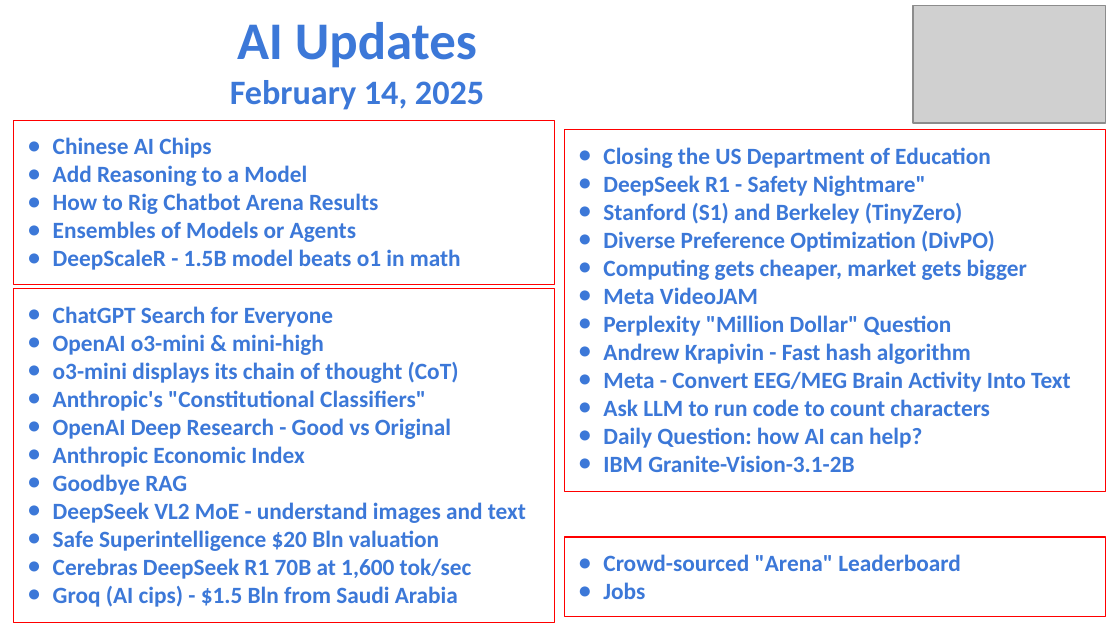
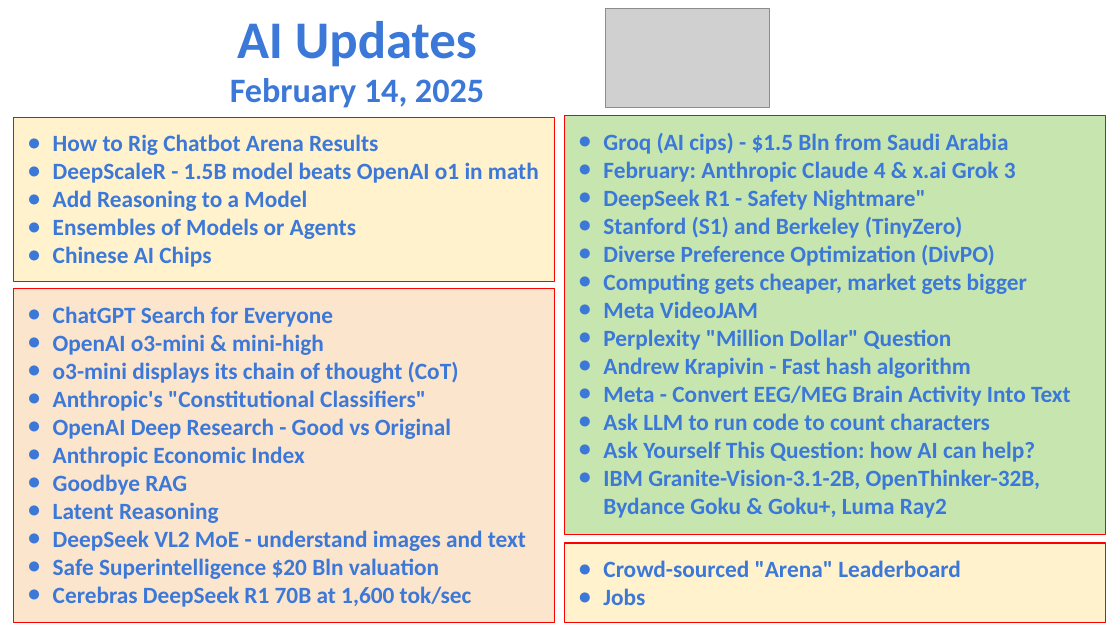
Before and after one commit to lselector/seminar, a slide deck: slide 1 of 2025/2025-02-14-AI-Updates.pptx. Drawn at 1120x630 pixels with LibreOffice and Linux fonts; fonts in the diff are those of the drawing; grey boxes stand for pictures. Boxes give left, top, right and bottom in pixels: in the first picture for what was removed or moved away, otherwise in the second. Text is boxed around its words. In the diff, an @@ line names an element or a change of style, - is before the commit and + after.

```diff
--- a/2025/2025-02-14-AI-Updates.pptx
+++ b/2025/2025-02-14-AI-Updates.pptx
@@ picture added at <box>606,8,769,108</box> @@
@@ picture removed at <box>913,6,1105,123</box> @@
@@ rectangle "How to Rig Chatbot Arena ..." at <box>13,118,554,281</box>: fill none to #FFF2CC @@
@@ rectangle "Groq (AI cips) - $1.5 ...": place and size @@
-rectangle "Groq (AI cips) - $1.5 ..." at <box>564,130,1105,492</box>
+rectangle "Groq (AI cips) - $1.5 ..." at <box>564,115,1105,534</box>
@@ rectangle "Groq (AI cips) - $1.5 ..." at <box>564,115,1105,534</box>: fill none to #C7E6AF @@
@@ text in rectangle at <box>53,134,539,239</box>: paragraphs added @@
+● How to Rig Chatbot Arena Results
+● DeepScaleR - 1.5B model beats OpenAI o1 in math
+● Add Reasoning to a Model
+● Ensembles of Models or Agents
@@ text in rectangle at <box>603,133,1016,182</box>: text changed @@
-● Closing the US Department of Education
+● Groq (AI cips) - $1.5 Bln from Saudi Arabia
+● February: Anthropic Claude 4 & x.ai Grok 3
@@ text in rectangle at <box>53,165,461,270</box>: paragraphs removed @@
-● Add Reasoning to a Model
-● How to Rig Chatbot Arena Results
-● Ensembles of Models or Agents
-● DeepScaleR - 1.5B model beats o1 in math
@@ rectangle "ChatGPT Search for Everyone" at <box>13,289,554,623</box>: fill none to #FCE5CD @@
@@ text in rectangle at <box>603,441,1040,518</box>: text changed @@
-● Daily Question: how AI can help?
-● IBM Granite-Vision-3.1-2B
+● Ask Yourself This Question: how AI can help?
+● IBM Granite-Vision-3.1-2B, OpenThinker-32B, Bydance Goku & Goku+, Luma Ray2
@@ text in rectangle at <box>53,502,219,523</box>: paragraph added @@
+● Latent Reasoning
@@ rectangle "Crowd-sourced "Arena" Leaderboard": place and size @@
-rectangle "Crowd-sourced "Arena" Leaderboard" at <box>564,538,1105,617</box>
+rectangle "Crowd-sourced "Arena" Leaderboard" at <box>564,543,1105,623</box>
@@ rectangle "Crowd-sourced "Arena" Leaderboard" at <box>564,543,1105,623</box>: fill none to #FFF2CC @@
@@ text in rectangle at <box>53,586,458,607</box>: paragraph removed @@
-● Groq (AI cips) - $1.5 Bln from Saudi Arabia
```
Also in this commit, not shown: 5 other slides changed, 5 slides added.
